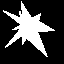
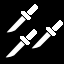
Comparing the layer stacks of the two 64 × 64 images. Changes:
hid group "clicker" (2 layers) over 3, 1, 55, 57
added group "razor" (1st of 2) with 5 layers above "Background" over 5, 4, 63, 58
added layer "fat" (12th of 12, in "razor") in group "razor" over 5, 4, 63, 58
added layer "razor copy 5" in group "razor" over 5, 4, 63, 58
